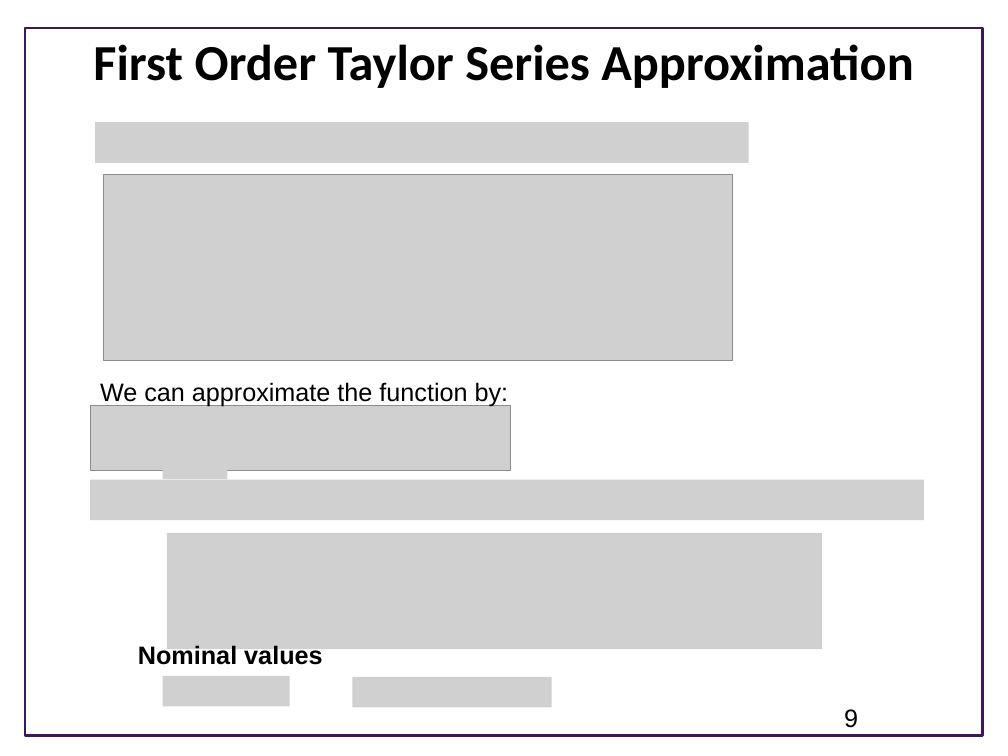
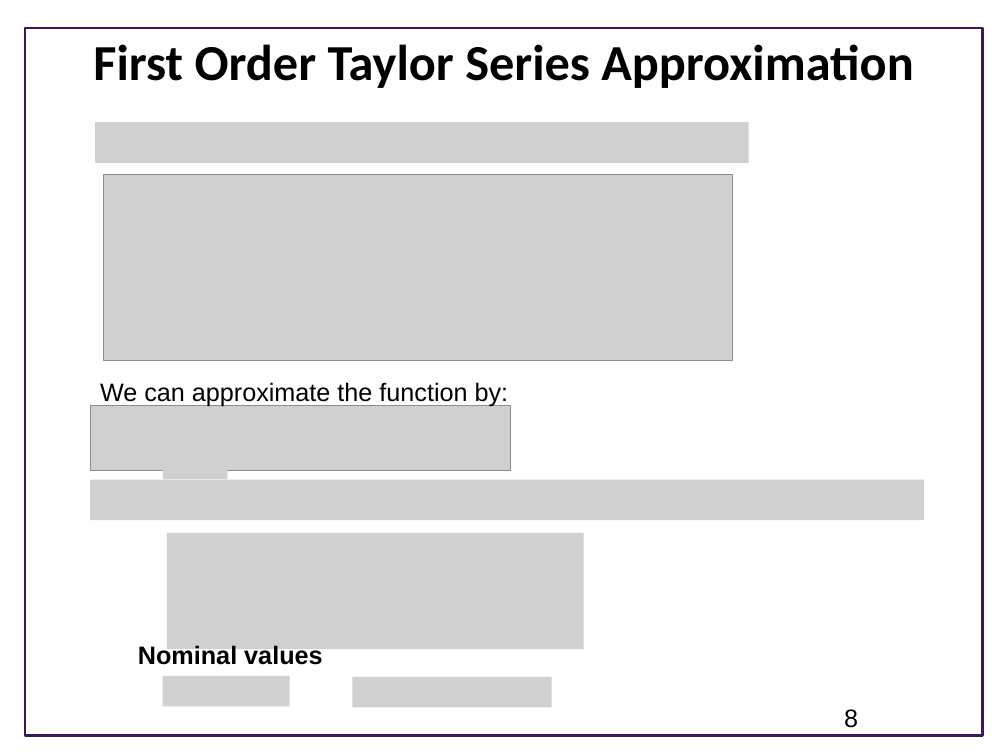
Before and after one commit to joseph-hellerstein/advanced-controls-lectures, a slide deck: slide 8 of Lecture_9-Accuracy-Of-Linear-Models/Linearizing-Reaction-Networks.pptx (slide 9 before the commit). Drawn at 1008x756 pixels with LibreOffice and Linux fonts; fonts in the diff are those of the drawing; grey boxes stand for pictures; background and template pictures are left out. Boxes give left, top, right and bottom in pixels: in the first picture for what was removed or moved away, otherwise in the second. Text is boxed around its words. In the diff, an @@ line names an element or a change of style, - is before the commit and + after.

```diff
--- a/Lecture_9-Accuracy-Of-Linear-Models/Linearizing-Reaction-Networks.pptx
+++ b/Lecture_9-Accuracy-Of-Linear-Models/Linearizing-Reaction-Networks.pptx
@@ picture: place and size @@
-picture at box(167, 533, 823, 649)
+picture at box(167, 533, 585, 649)
@@ page number at box(844, 709, 858, 728): text changed @@
-9
+8
```
Also in this commit, not shown: 5 other slides changed, 1 slide added, 3 slides removed.
